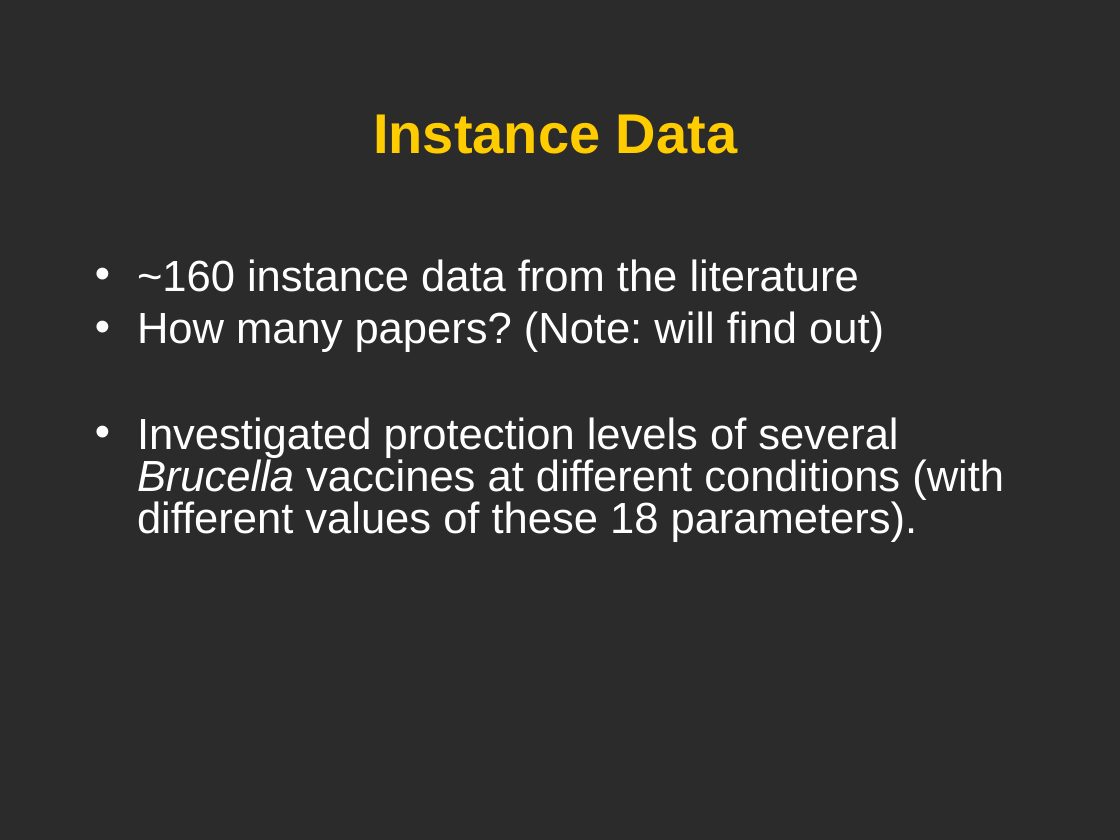
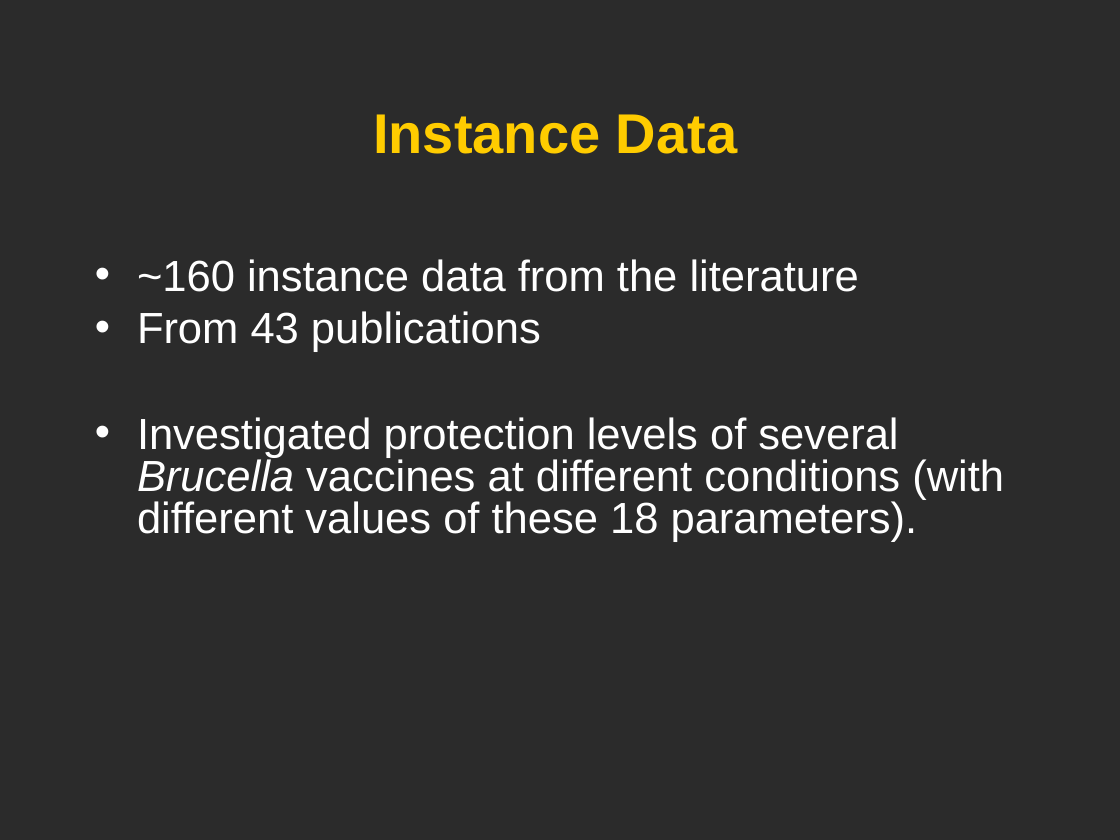
Before and after one commit to obi-ontology/obi-legacy-svn, a slide deck: slide 15 of trunk/docs/developer/use cases/Vaccine_usercase_Vancouver2010.ppt (slide 13 before the commit). Drawn at 1120x840 pixels with LibreOffice and Linux fonts; fonts in the diff are those of the drawing; background and template pictures are left out; a plain dark background stands for a picture behind light text. Boxes give left, top, right and bottom in pixels: in the first picture for what was removed or moved away, otherwise in the second. Text is boxed around its words. In the diff, an @@ line names an element or a change of style, - is before the commit and + after.

```diff
--- a/trunk/docs/developer/use cases/Vaccine_usercase_Vancouver2010.ppt
+++ b/trunk/docs/developer/use cases/Vaccine_usercase_Vancouver2010.ppt
@@ text at (x1=137, y1=311, x2=541, y2=352): text changed @@
-• How many papers? (Note: will find out)
+• From 43 publications
```
Also in this commit, not shown: 2 other slides changed, 2 slides added.
